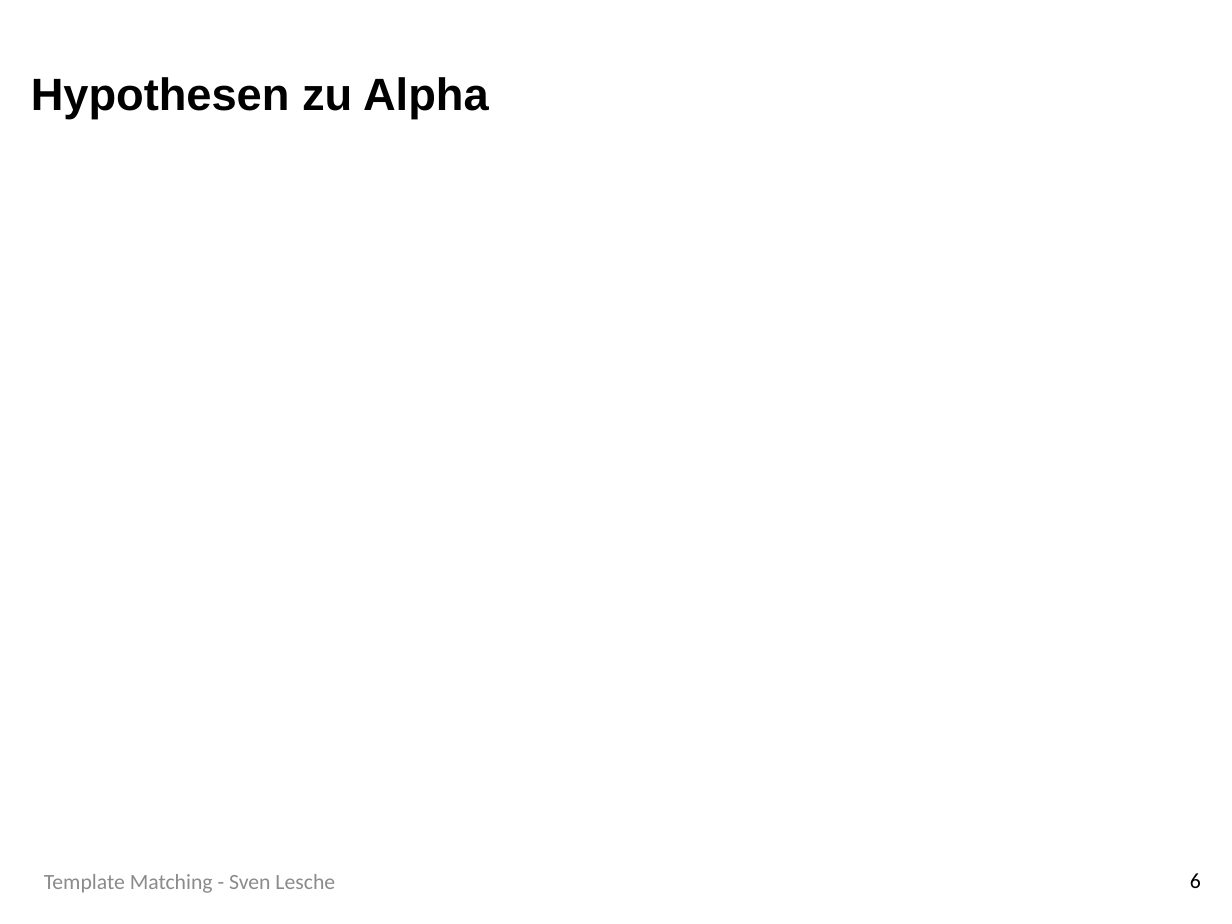
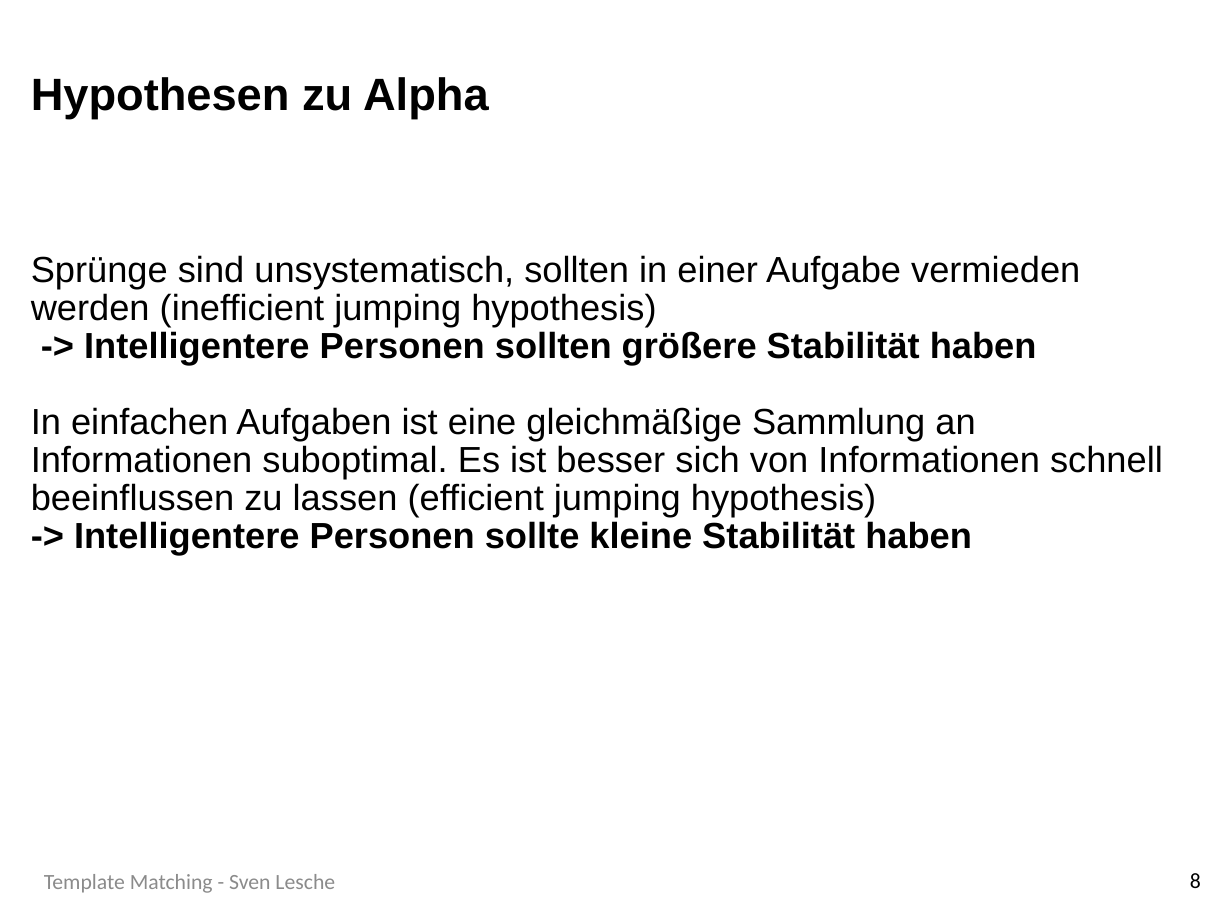
Before and after one commit to SLesche/levy-intelligence, a slide deck: slide 8 of presentations/levy_presentation.pptx (slide 6 before the commit). Drawn at 1232x924 pixels with LibreOffice and Linux fonts; fonts in the diff are those of the drawing; background and template pictures are left out. Boxes give left, top, right and bottom in pixels: in the first picture for what was removed or moved away, otherwise in the second. Text is boxed around its words. In the diff, an @@ line names an element or a change of style, - is before the commit and + after.

```diff
--- a/presentations/levy_presentation.pptx
+++ b/presentations/levy_presentation.pptx
@@ text added at <box>31,255,1163,555</box>, 20 pt, text #000000 @@
+Sprünge sind unsystematisch, sollten in einer Aufgabe vermieden werden (inefficient jumping hypothesis)
+-> Intelligentere Personen sollten größere Stabilität haben
+In einfachen Aufgaben ist eine gleichmäßige Sammlung an Informationen suboptimal. Es ist besser sich von Informationen schnell beeinflussen zu lassen (efficient jumping hypothesis)
+-> Intelligentere Personen sollte kleine Stabilität haben
@@ page number at <box>1190,873,1201,888</box>: text changed @@
-6
+8
```
Also in this commit, not shown: 8 other slides changed, 2 slides added.
